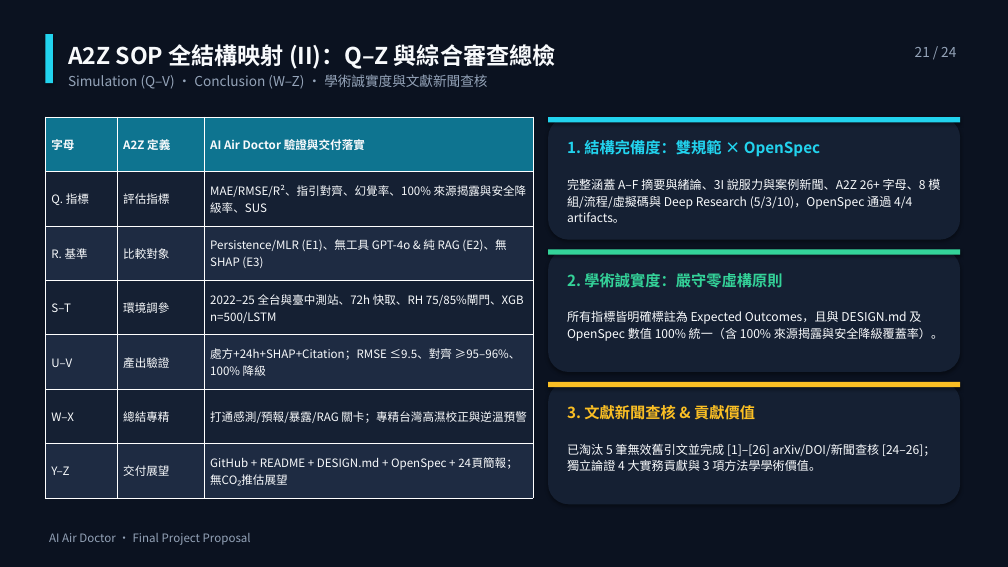
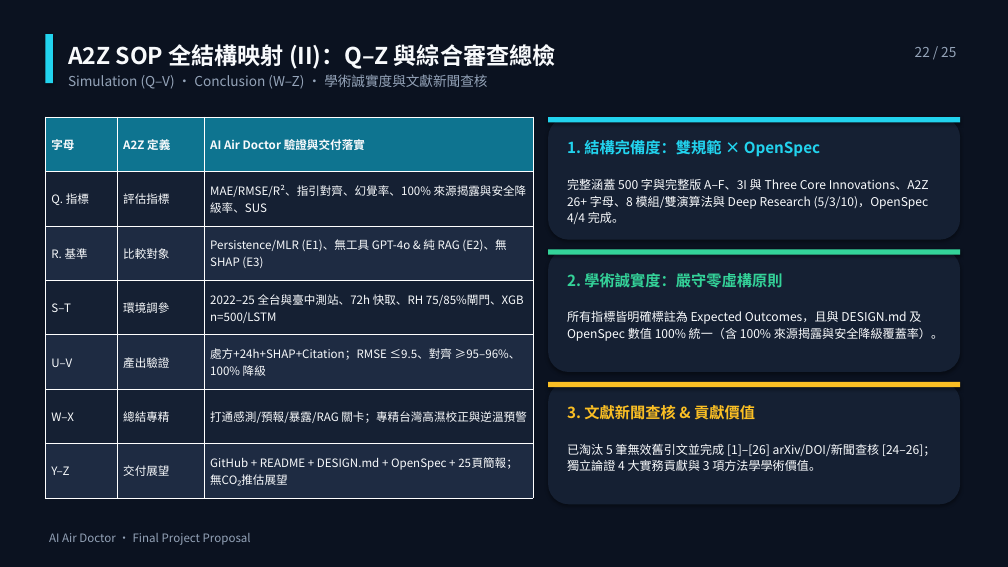
Before and after one commit to ajidohf9/DIC3_Proposal_Refactor_OpenSpec, a slide deck: slide 22 of docs/Proposal_AI_Air_Doctor.pptx (slide 21 before the commit). Drawn at 1008x567 pixels with LibreOffice and Linux fonts; fonts in the diff are those of the drawing. Boxes give left, top, right and bottom in pixels: in the first picture for what was removed or moved away, otherwise in the second. Text is boxed around its words. In the diff, an @@ line names an element or a change of style, - is before the commit and + after.

Commit message:
Add ~500-char A-F summary and 25th slide for Three Core Innovations

```diff
--- a/docs/Proposal_AI_Air_Doctor.pptx
+++ b/docs/Proposal_AI_Air_Doctor.pptx
@@ text at bbox=[915, 47, 956, 57]: text changed @@
-21 / 24
+22 / 25
@@ table at bbox=[45, 117, 533, 498] @@
-row 7, column 3: GitHub + README + DESIGN.md + OpenSpec + 24頁簡報；無CO₂推估展望
+row 7, column 3: GitHub + README + DESIGN.md + OpenSpec + 25頁簡報；無CO₂推估展望
@@ text at bbox=[567, 179, 929, 224]: text changed @@
-完整涵蓋 A–F 摘要與緒論、3I 說服力與案例新聞、A2Z 26+ 字母、8 模組/流程/虛擬碼與 Deep Research (5/3/10)，OpenSpec 通過 4/4 artifacts。
+完整涵蓋 500 字與完整版 A–F、3I 與 Three Core Innovations、A2Z 26+ 字母、8 模組/雙演算法與 Deep Research (5/3/10)，OpenSpec 4/4 完成。
```
Also in this commit, not shown: 22 other slides changed, 1 slide added, 9 other files.
